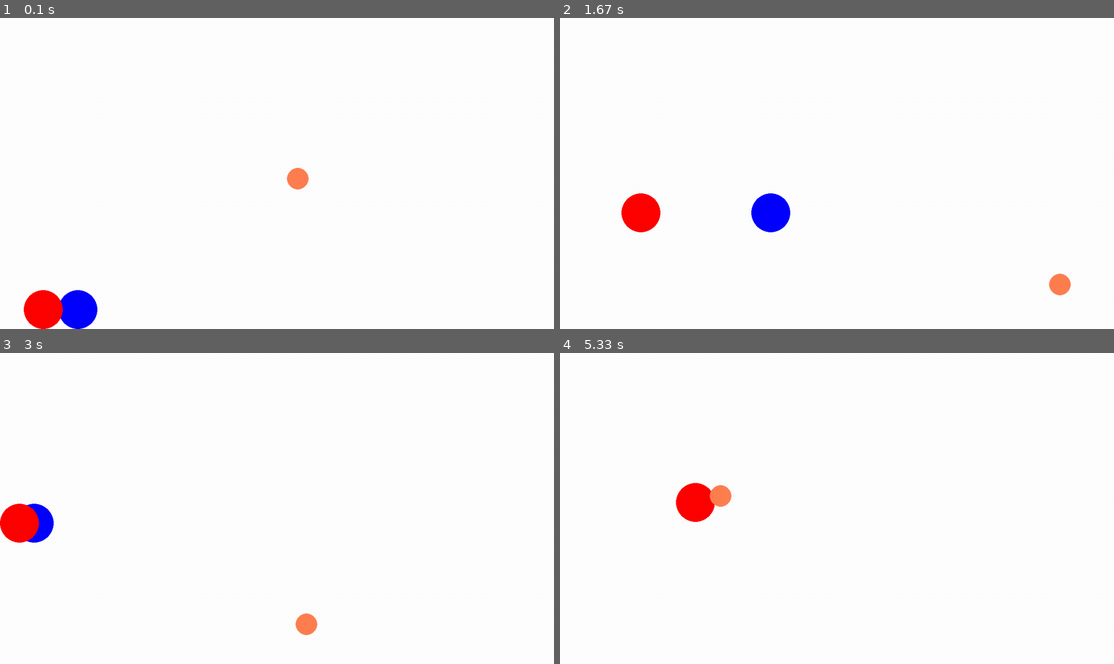
Above: before the commit, frames 1-4 (two rows, left to right).
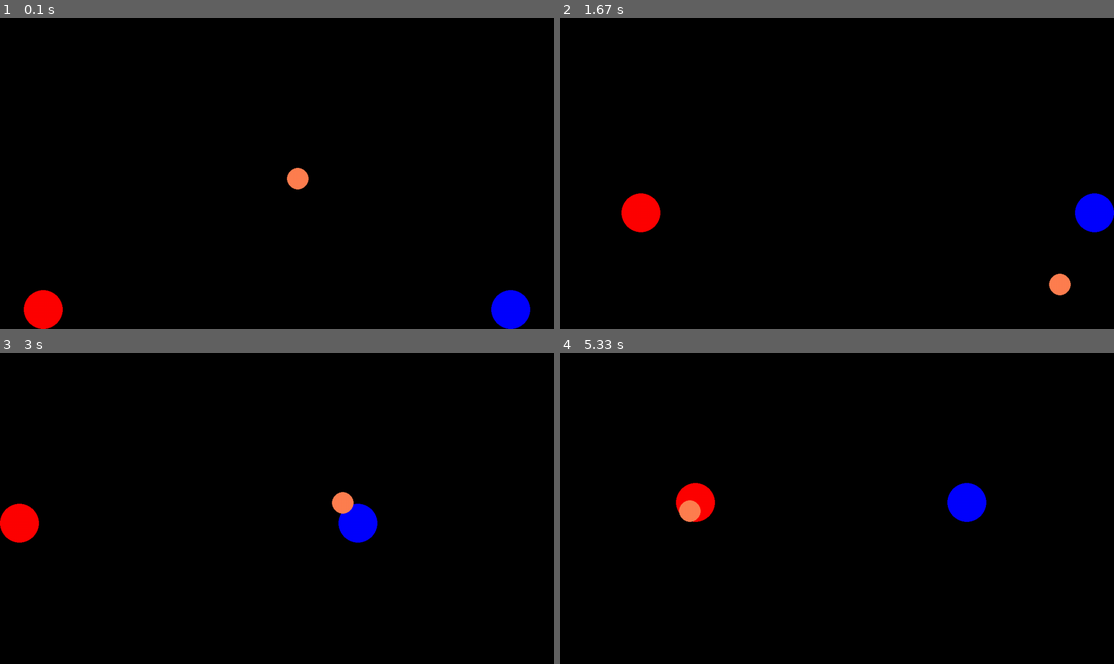
Above: after the commit, the same moments.

Repository: TaySay95/Programming
Game: pygame game, started from final.py
The game is run twice, just before and just after one commit, with the same random seed, the same clock (stepped at 60 frames per second) and the same inputs.
Inputs:
- Up to frame 1 (0.1 s): no input
- Up to frame 2 (1.67 s): hold Right 0.33-0.8 s; hold Up 0.83-1.13 s; hold W 0.83-1.13 s; hold Right 1.17-1.63 s; hold D 1.17-1.63 s
- Up to frame 3 (3 s): hold Left 1.67-2.2 s; hold A 1.67-2.2 s; hold Left 2.23-2.63 s; hold A 2.23-2.63 s; hold Up from 2.67 s (still down); hold W from 2.67 s (still down)
- Up to frame 4 (5.33 s): release Up at 3.03 s; release W at 3.03 s; hold Right 3.07-3.7 s; hold D 3.07-3.7 s; hold Left 3.73-4.2 s; hold A 3.73-4.2 s; hold Right 4.23-4.7 s; hold D 4.23-4.7 s; hold Up 4.73-5.03 s; hold W 4.73-5.03 s; hold Right from 5.07 s (still down); hold D from 5.07 s (still down)

The runs differ from the first frame. In frame 1, 99% of the frame differs, in the area x 0-100%, y 0-100%; in frame 2, 99%; in frame 3, 99%; in frame 4, 100%.

Commit message:
direction

Diff:
--- a/final.py
+++ b/final.py
@@ -3,6 +3,7 @@
 
 import random
 import pygame as pg
+import time
 
 # --CONSTANTS--
 # COLOURS
@@ -37,7 +38,9 @@
         self.hold = None
         self.dribble = False
         self.vertical_direction = 1
-
+        self.shotframes = 0
+        self.startshot= None
+        self.endshot = None
     def update(self):
         """ Move ball """
         collided = pg.sprite.spritecollide(self, self.player_sprites, False)
@@ -46,26 +49,51 @@
             self.hold = collided[0]
 
         if self.hold:
-
-            if self.hold.vel_x>0:
-                self.rect.left = self.hold.rect.right -15
-            elif self.hold.vel_x < 0:
-                self.rect.right = self.hold.rect.left +15
-
-            self.rect.x += self.hold.vel_x
             if self.hold.rect.bottom == HEIGHT:
-            # if self.hold.rect.bottom<HEIGHT:
-            #     self.rect.centery = self.hold.rect.centery
-            # elif self.hold.rect.bottom==HEIGHT:
-            #     self.vel_y = 5
+                if self.hold.vel_x>0:
+                    self.rect.left = self.hold.rect.right -15
+                elif self.hold.vel_x < 0:
+                    self.rect.right = self.hold.rect.left +15
+                elif self.hold.vel_x ==0:
+                    if self.hold.initial == 100:
+                        self.rect.left = self.hold.rect.right -15
+                    if self.hold.initial == 1180:
+                        self.rect.right = self.hold.rect.left +15
                 if self.rect.y <= 630:
                     self.vertical_direction = 1
                 elif self.rect.y >= 670:
                     self.vertical_direction = -1
                 self.rect.y += 3 * self.vertical_direction
+
+            pressed = pg.key.get_pressed()
+            if self.hold.rect.bottom < HEIGHT and pressed[self.hold.input["up"]]:
+
+                if self.shotframes == 0:
+                    self.shotframes = 30
+                    self.endshot = self.hold.rect.top + 23
+                    self.startshot = self.hold.rect.top +65
+
+                if self.shotframes > 0:
+                    changey = (self.endshot - self.startshot)/self.shotframes
+                    self.rect.bottom += changey
+                    self.shotframes -= 1
+
+                self.rect.bottom = self.hold.rect.top + 23
+
+                if self.hold.initial == 100:
+                    self.rect.left = self.hold.rect.right -35
+                if self.hold.initial == 1180:
+                    self.rect.right = self.hold.rect.left +35
             else:
-                self.rect.centery = self.hold.rect.centery -15
-
+                self.shotframes =0
+                if self.hold.initial == 100:
+                    self.hold = None
+                    self.vel_x = 10
+                    self.vel_y =-15
+                elif self.hold.initial == 1180:
+                    self.hold = None
+                    self.vel_x = -10
+                    self.vel_y = -15
 
         else:
             if self.rect.top < 0:
@@ -104,7 +132,7 @@
 
 
 class Player(pg.sprite.Sprite):
-    def __init__(self, color, input, x,y):
+    def __init__(self, color, input, x, y):
         super().__init__()
 
 
@@ -113,6 +141,7 @@
         pg.draw.circle(self.image, color, (45, 45), 45)
 
         self.rect = self.image.get_rect()
+        self.initial = x
         self.rect.centerx = x
         self.rect.centery = y
         self.vel_x = 0
@@ -180,8 +209,8 @@
     player_sprites = pg.sprite.Group()
     # Create the Player sprite object
 
-    player = Player(BLUE, {'left': pg.K_LEFT, 'right': pg.K_RIGHT, 'up': pg.K_UP, 'down': pg.K_DOWN}, 180, 720)
-    player2 = Player(RED, {'left': pg.K_a, 'right': pg.K_d, 'up': pg.K_w, 'down': pg.K_s}, 100, 720)
+    player = Player(BLUE, {'left': pg.K_LEFT, 'right': pg.K_RIGHT, 'up': pg.K_UP, 'down': pg.K_DOWN}, 1180, 720,)
+    player2 = Player(RED, {'left': pg.K_a, 'right': pg.K_d, 'up': pg.K_w, 'down': pg.K_s}, 100, 720,)
     player_sprites.add(player)
     player_sprites.add(player2)
     ball = Ball(player_sprites)
@@ -201,7 +230,7 @@
         all_sprites.update()
 
         # --- Draw items
-        screen.fill(WHITE)
+        screen.fill(BLACK)
         all_sprites.draw(screen)
 
         # Update the screen with anything new
